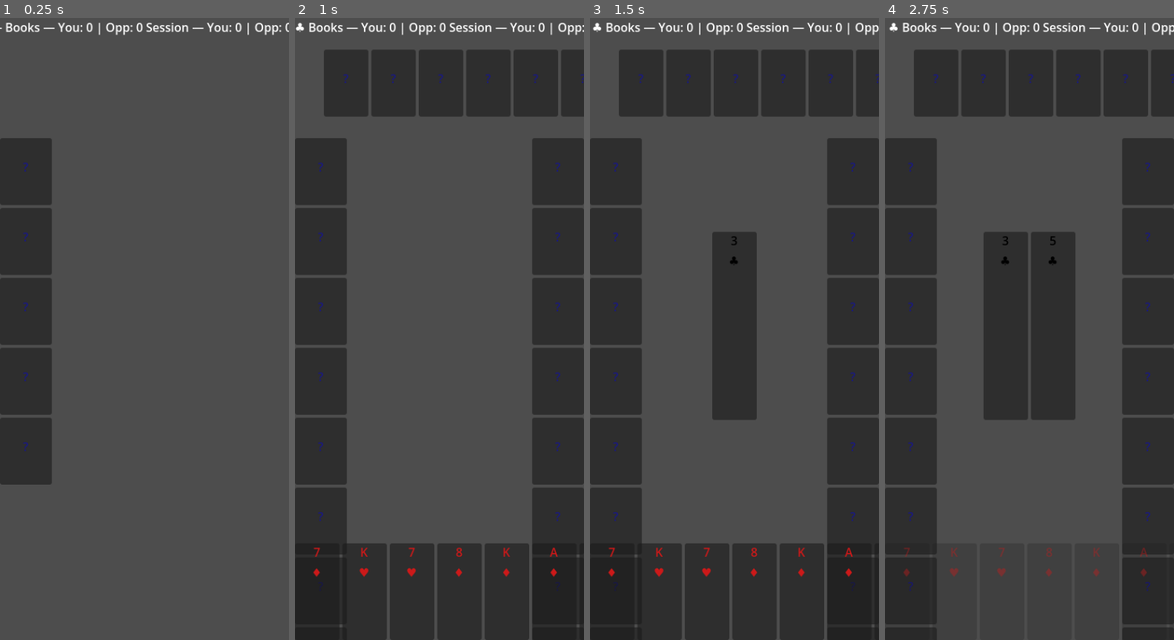
Above: before the commit, frames 1-4 (left to right).
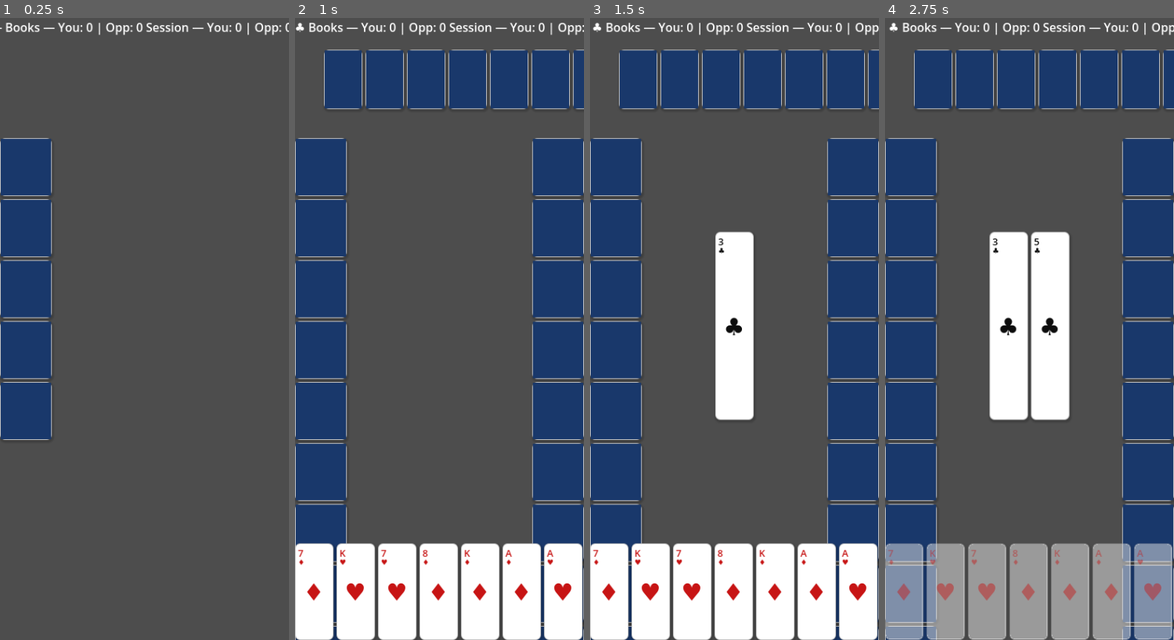
Above: after the commit, the same moments.

Repository: randyramsaywack/trump-mobile-card-game
Game: Godot game, scene res://scenes/game_table.tscn
The game is run twice, just before and just after one commit, with the same random seed, the same clock (stepped at 60 frames per second) and the same inputs. The project has no main scene, so this scene is started directly.
Inputs (mouse positions are in pixels of both pictures, inside the frame that each line leads up to):
- Up to frame 1 (0.25 s): no input
- Up to frame 2 (1 s): tap Enter at 0.5 s; move the mouse to (321, 173) at 0.52 s; click (321, 173) at 0.67 s
- Up to frame 3 (1.5 s): tap Space at 1.25 s; move the mouse to (642, 80) at 1.27 s; click (642, 80) at 1.42 s
- Up to frame 4 (2.75 s): tap Enter at 2 s; move the mouse to (983, 80) at 2.02 s; click (983, 80) at 2.17 s

The runs differ from the first frame. In frame 1, 9.6% of the frame differs, in the area x 0-18%, y 19-76%; in frame 2, 47%; in frame 3, 51%; in frame 4, 55%, in the area x 0-100%, y 5-100%.

Commit message:
feat: rewrite card visual — white face, navy back, proper rank/suit layout
Co-Authored-By: Claude Sonnet 4.6 <noreply@anthropic.com>

Diff:
--- a/scenes/card.tscn
+++ b/scenes/card.tscn
@@ -1,26 +1,60 @@
-[gd_scene load_steps=2 format=3 uid="uid://card_scene"]
+[gd_scene load_steps=3 format=3 uid="uid://card_scene"]
 
 [ext_resource type="Script" path="res://scripts/ui/card_ui.gd" id="1_card_ui"]
 
+[sub_resource type="StyleBoxFlat" id="StyleBoxFlat_face"]
+bg_color = Color(1, 1, 1, 1)
+border_width_left = 1
+border_width_top = 1
+border_width_right = 1
+border_width_bottom = 1
+border_color = Color(0.78, 0.78, 0.78, 1)
+corner_radius_top_left = 6
+corner_radius_top_right = 6
+corner_radius_bottom_right = 6
+corner_radius_bottom_left = 6
+shadow_color = Color(0, 0, 0, 0.18)
+shadow_size = 3
+shadow_offset = Vector2(1, 2)
+
 [node name="CardUI" type="PanelContainer"]
 script = ExtResource("1_card_ui")
-custom_minimum_size = Vector2(60, 90)
+custom_minimum_size = Vector2(52, 78)
+theme_override_styles/panel = SubResource("StyleBoxFlat_face")
 
-[node name="VBox" type="VBoxContainer" parent="."]
+[node name="FaceContent" type="Control" parent="."]
 anchors_preset = 15
 anchor_right = 1.0
 anchor_bottom = 1.0
-offset_left = 4.0
-offset_top = 4.0
-offset_right = -4.0
-offset_bottom = -4.0
 
-[node name="RankLabel" type="Label" parent="VBox"]
-layout_mode = 2
+[node name="TopRank" type="Label" parent="FaceContent"]
+offset_left = 3.0
+offset_top = 3.0
+offset_right = 30.0
+offset_bottom = 20.0
 text = "A"
-horizontal_alignment = 1
+theme_override_font_sizes/font_size = 13
 
-[node name="SuitLabel" type="Label" parent="VBox"]
-layout_mode = 2
+[node name="TopSuit" type="Label" parent="FaceContent"]
+offset_left = 3.0
+offset_top = 17.0
+offset_right = 25.0
+offset_bottom = 30.0
+text = "♠"
+theme_override_font_sizes/font_size = 10
+
+[node name="CenterSuit" type="Label" parent="FaceContent"]
+anchors_preset = 15
+anchor_right = 1.0
+anchor_bottom = 1.0
 text = "♠"
 horizontal_alignment = 1
+vertical_alignment = 1
+theme_override_font_sizes/font_size = 32
+
+[node name="BackContent" type="ColorRect" parent="."]
+anchors_preset = 15
+anchor_right = 1.0
+anchor_bottom = 1.0
+color = Color(0.1, 0.22, 0.42, 1)
+visible = false
--- a/scripts/ui/card_ui.gd
+++ b/scripts/ui/card_ui.gd
@@ -1,61 +1,57 @@
 extends PanelContainer
 
-@onready var rank_label: Label = $VBox/RankLabel
-@onready var suit_label: Label = $VBox/SuitLabel
+@onready var face_content: Control = $FaceContent
+@onready var top_rank: Label = $FaceContent/TopRank
+@onready var top_suit: Label = $FaceContent/TopSuit
+@onready var center_suit: Label = $FaceContent/CenterSuit
+@onready var back_content: ColorRect = $BackContent
 
 var card_data: Card = null
+var _face_up: bool = true
 var _is_valid: bool = true
-var _is_selected: bool = false
-var _face_up: bool = true  # cached until _ready() runs
 
 signal card_tapped(card: Card)
 
-const SUIT_COLORS: Dictionary = {
-	Card.Suit.SPADES: Color.BLACK,
-	Card.Suit.CLUBS: Color.BLACK,
-	Card.Suit.HEARTS: Color(0.8, 0.1, 0.1),
-	Card.Suit.DIAMONDS: Color(0.8, 0.1, 0.1)
-}
+const RED := Color(0.78, 0.08, 0.08)
+const BLACK := Color(0.05, 0.05, 0.05)
 
 func setup(c: Card, face_up: bool = true) -> void:
 	card_data = c
 	_face_up = face_up
-	# If already in the scene tree, update labels immediately.
-	# Otherwise _ready() will call this again after @onready vars are set.
 	if is_inside_tree():
-		if face_up:
-			_show_face()
-		else:
-			_show_back()
+		_apply_display()
 
 func _ready() -> void:
-	# Apply display now that @onready nodes are available
 	if card_data != null:
-		if _face_up:
-			_show_face()
-		else:
-			_show_back()
+		_apply_display()
+
+func _apply_display() -> void:
+	if _face_up:
+		_show_face()
+	else:
+		_show_back()
 
 func _show_face() -> void:
-	rank_label.text = Card.RANK_NAMES[card_data.rank]
-	suit_label.text = Card.SUIT_SYMBOLS[card_data.suit]
-	var color: Color = SUIT_COLORS[card_data.suit]
-	rank_label.add_theme_color_override("font_color", color)
-	suit_label.add_theme_color_override("font_color", color)
+	face_content.visible = true
+	back_content.visible = false
+	var color := RED if card_data.suit in [Card.Suit.HEARTS, Card.Suit.DIAMONDS] else BLACK
+	top_rank.text = Card.RANK_NAMES[card_data.rank]
+	top_suit.text = Card.SUIT_SYMBOLS[card_data.suit]
+	center_suit.text = Card.SUIT_SYMBOLS[card_data.suit]
+	top_rank.add_theme_color_override("font_color", color)
+	top_suit.add_theme_color_override("font_color", color)
+	center_suit.add_theme_color_override("font_color", color)
 
 func _show_back() -> void:
-	rank_label.text = ""
-	suit_label.text = "?"
-	rank_label.add_theme_color_override("font_color", Color.WHITE)
-	suit_label.add_theme_color_override("font_color", Color(0.1, 0.1, 0.5))
+	face_content.visible = false
+	back_content.visible = true
 
 func set_valid(valid: bool) -> void:
 	_is_valid = valid
-	modulate.a = 1.0 if valid else 0.4
+	modulate.a = 1.0 if valid else 0.45
 
 func set_selected(selected: bool) -> void:
-	_is_selected = selected
-	position.y = -20.0 if selected else 0.0
+	position.y = -15.0 if selected else 0.0
 
 func _gui_input(event: InputEvent) -> void:
 	if card_data == null or not _is_valid:
